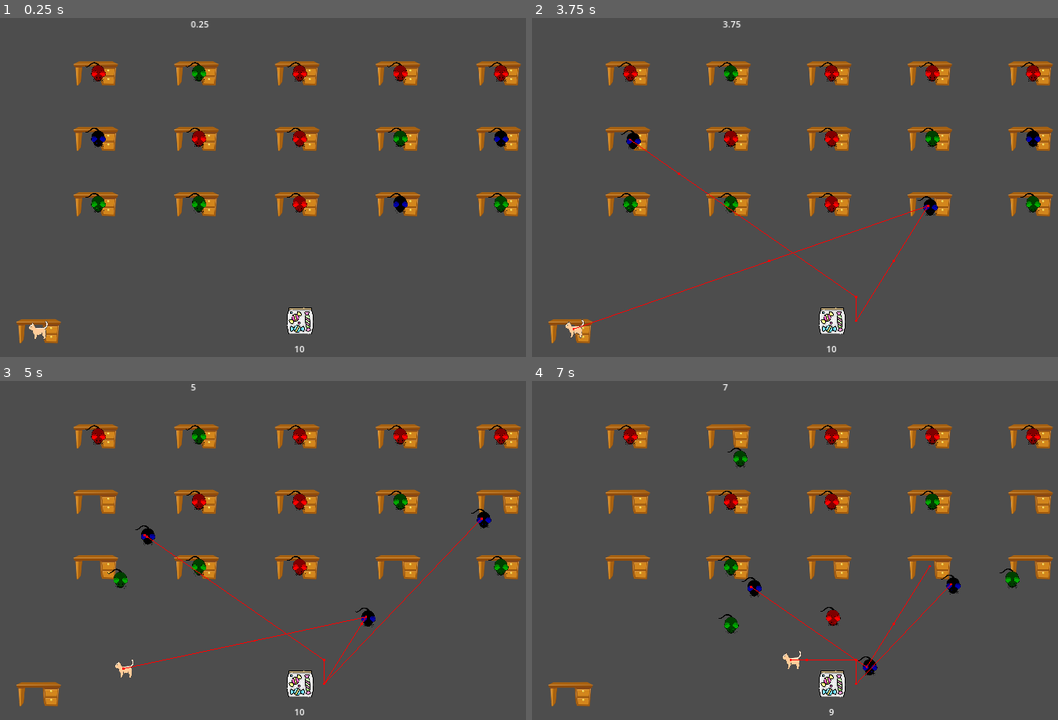
Above: before the commit, frames 1-4 (two rows, left to right).
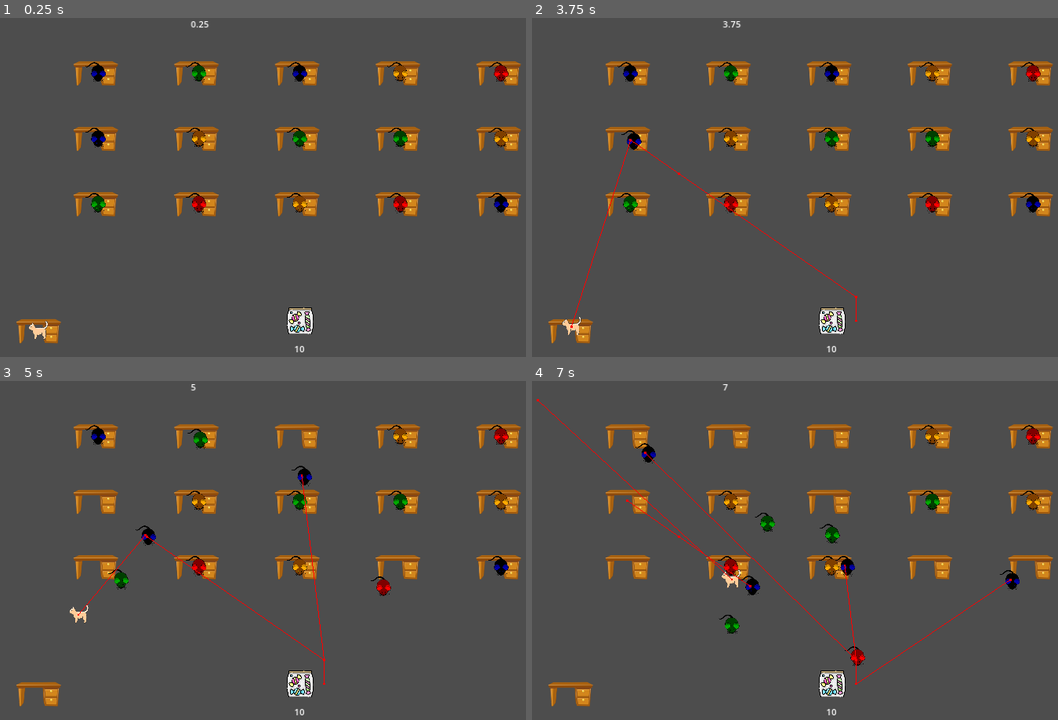
Above: after the commit, the same moments.

Repository: Mateusz-Birembaut/POA_SMA
Game: Godot game, scene res://src/main.tscn
Same seed, same stepped clock (60 frames per second), same inputs: the game is played once before the commit and once after it.
Inputs (mouse positions are in pixels of both pictures, inside the frame that each line leads up to):
- Up to frame 1 (0.25 s): no input
- Up to frame 2 (3.75 s): move the mouse to (968, 177) at 0.52 s; hold Right (ui_right) 0.53-1.28 s; move the mouse to (705, 211) at 1.27 s; hold Down (ui_down) 1.28-2.03 s; move the mouse to (894, 116) at 2.02 s; hold Right (ui_right) 2.03-2.78 s; move the mouse to (800, 265) at 2.77 s; hold Up (ui_up) 2.78-3.53 s; move the mouse to (1021, 248) at 3.52 s; hold Left (ui_left) from 3.53 s (still down)
- Up to frame 3 (5 s): keep holding Left (ui_left); move the mouse to (110, 503) at 4.27 s
- Up to frame 4 (7 s): move the mouse to (863, 557) at 5.02 s; release Left (ui_left) at 5.03 s; hold Down (ui_down) 5.03-5.78 s; move the mouse to (737, 469) at 5.77 s; hold Right (ui_right) 5.78-6.53 s; move the mouse to (968, 540) at 6.52 s; hold Up (ui_up) from 6.53 s (still down)

The runs differ from the first frame. In frame 1, 0.9% of the frame differs, in the area x 17-97%, y 13-58%; in frame 2, 1.4%; in frame 3, 1.9%; in frame 4, 2.7%, in the area x 0-97%, y 5-99%.

Commit message:
strategie group

Diff:
--- a/src/environment.gd
+++ b/src/environment.gd
@@ -81,7 +81,7 @@
 
 func signal_go() -> void :
 	for student in students:
-		if student.state == Agent.States.READY and student.strategy != Student.Strategies.LURE:
+		if student.state == Agent.States.READY and student.strategy == Student.Strategies.GROUP:
 			student.state = Agent.States.LEAVE
 
 func signal_friends_go() -> void :
--- a/src/student.gd
+++ b/src/student.gd
@@ -1,14 +1,13 @@
 class_name Student extends Agent
 
 
-enum Strategies { NONE , DODGE, LURE }
+enum Strategies { NONE , DODGE, LURE, GROUP }
 
 var time_since_last_collect := 0.0
 var interval: float
 var time_since_last_interval := 0.0
 var evade_range := 400.0
 var prefered_group_size : int
-var is_solitary : bool
 var strategy : Strategies
 var lure = false
 
@@ -18,24 +17,24 @@
 	speed = 5000
 	var rng = RandomNumberGenerator.new()
 	interval = rng.randf_range(2, 10)
-	is_solitary = randf() < 0.75
 	strategy = Strategies.values()[randi() % Strategies.size()]
-	prefered_group_size = randi_range(2, 3)
+	prefered_group_size = randi_range(2, 5)
 	if env.DEBUG:
 		print(name, " strategy : ", strategy)
 		print(name, " interval : ", interval)
-		print("is solitary : ",is_solitary)
 	if strategy == Strategies.NONE :
 		print("ici")
 		sprite.modulate = Color(0, 0, 1)
 	elif strategy ==  Strategies.LURE:
 		sprite.modulate = Color(1, 0, 0)
+	elif strategy ==  Strategies.GROUP:
+		sprite.modulate = Color(1, 1, 0)
 	else :
 		sprite.modulate = Color(0, 1, 0)
 
 func _process(delta: float) -> void:
 	if time_since_last_interval >= interval:
-		if is_solitary and strategy != Strategies.LURE:
+		if strategy == Strategies.GROUP:
 			print(name, " passe à l'état READY")
 			state = States.READY
 			time_since_last_interval = 0
@@ -75,6 +74,8 @@
 					move_dodge()
 				Strategies.LURE:
 					move_lure()
+				Strategies.GROUP:
+					move_dodge()
 			if (position - env.candies.position).length() <= 50:
 				nav.target_position = Vector2()
 				velocity = Vector2()
